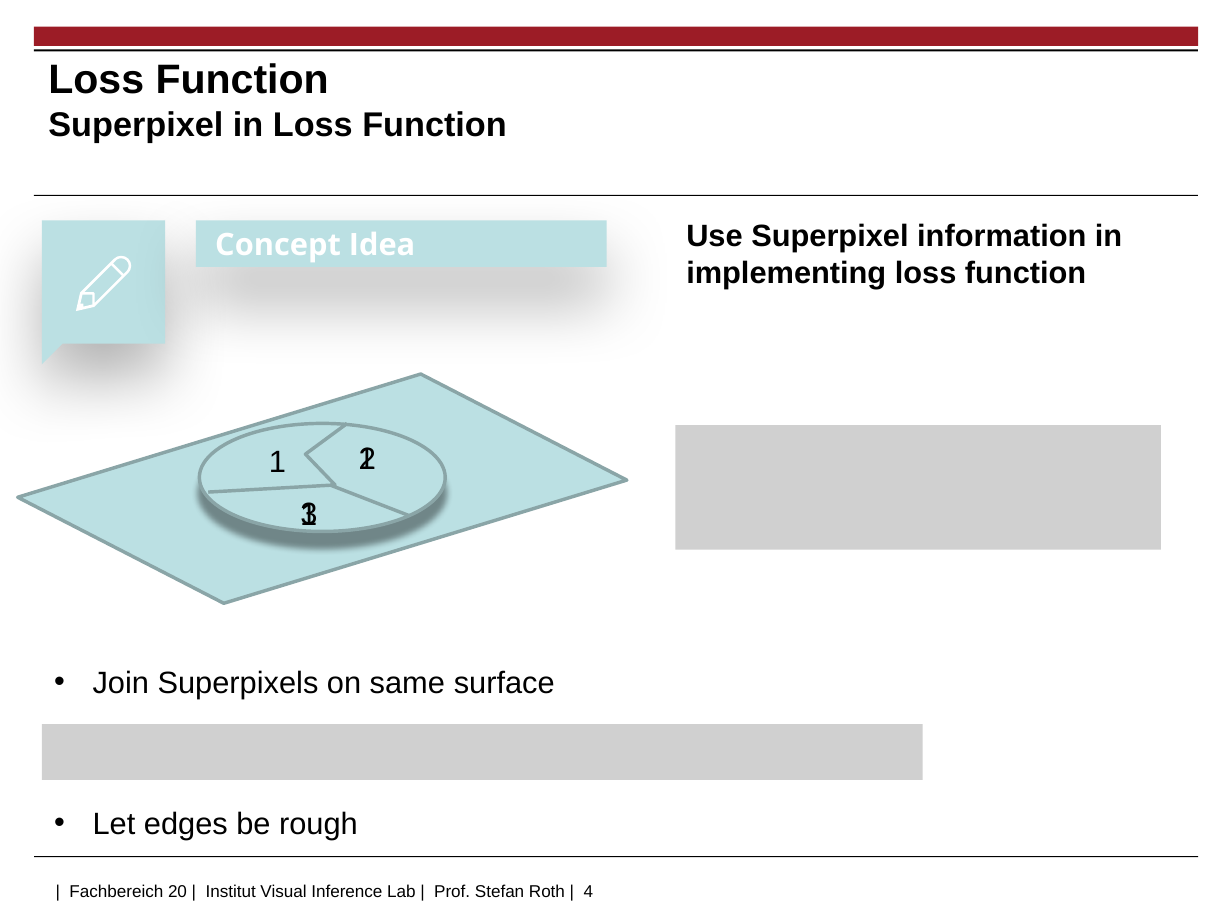
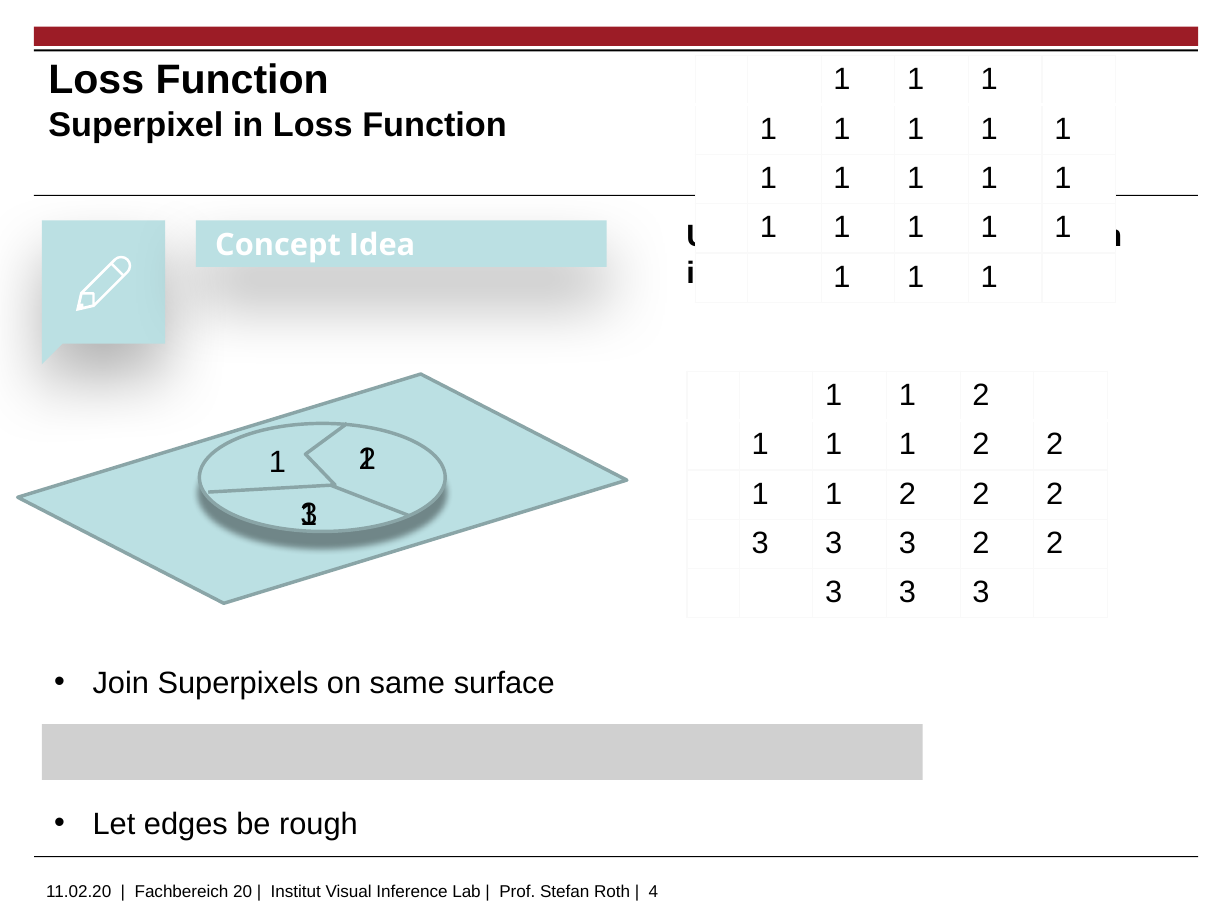
Before and after one commit to jhd-old/Deep-Learning-Lab, a slide deck: slide 4 of meetings/2020_02_14_endterm/endterm_final_Korbi.pptx. Drawn at 1232x924 pixels with LibreOffice and Linux fonts; fonts in the diff are those of the drawing; grey boxes stand for pictures; background and template pictures are left out. Boxes give left, top, right and bottom in pixels: in the first picture for what was removed or moved away, otherwise in the second. Text is boxed around its words. In the diff, an @@ line names an element or a change of style, - is before the commit and + after.

```diff
--- a/meetings/2020_02_14_endterm/endterm_final_Korbi.pptx
+++ b/meetings/2020_02_14_endterm/endterm_final_Korbi.pptx
@@ table added at (695, 55, 1116, 302), 5 rows, 6 columns @@
+ |  | 1 | 1 | 1 | 
+ | 1 | 1 | 1 | 1 | 1
+ | 1 | 1 | 1 | 1 | 1
+ | 1 | 1 | 1 | 1 | 1
+ |  | 1 | 1 | 1 | 
@@ table added at (687, 371, 1109, 617), 5 rows, 6 columns @@
+ |  | 1 | 1 | 2 | 
+ | 1 | 1 | 1 | 2 | 2
+ | 1 | 1 | 2 | 2 | 2
+ | 3 | 3 | 3 | 2 | 2
+ |  | 3 | 3 | 3 | 
@@ picture removed at (675, 425, 1161, 549) @@
@@ text at (46, 884, 659, 897): text changed @@
-| Fachbereich 20 | Institut Visual Inference Lab | Prof. Stefan Roth | 4
+11.02.20 | Fachbereich 20 | Institut Visual Inference Lab | Prof. Stefan Roth | 4
```
Also in this commit, not shown: 8 other slides changed.
